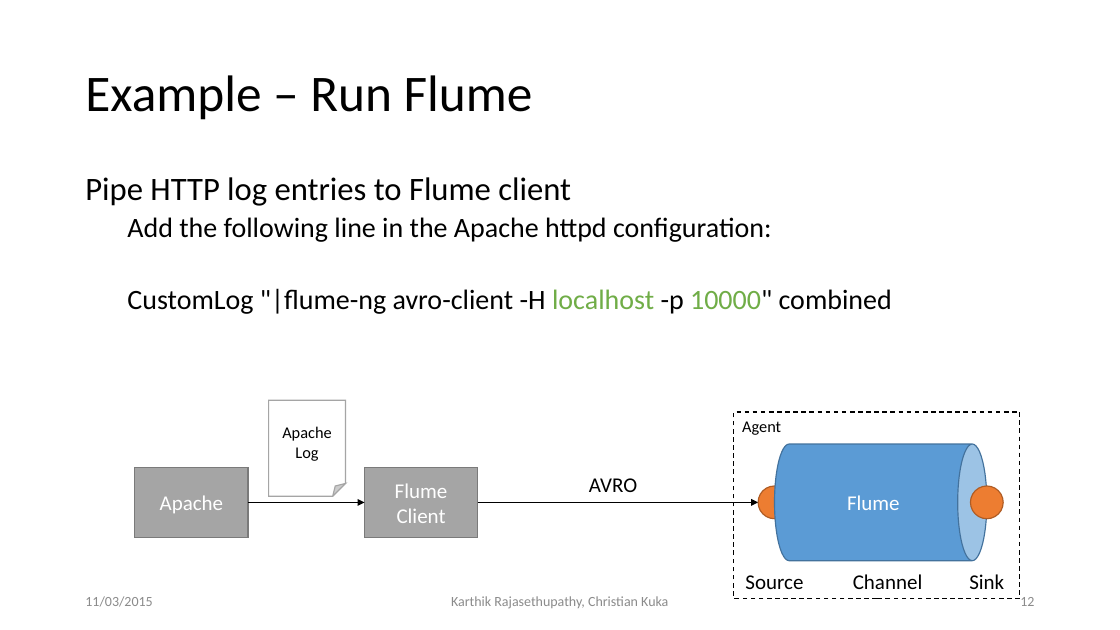
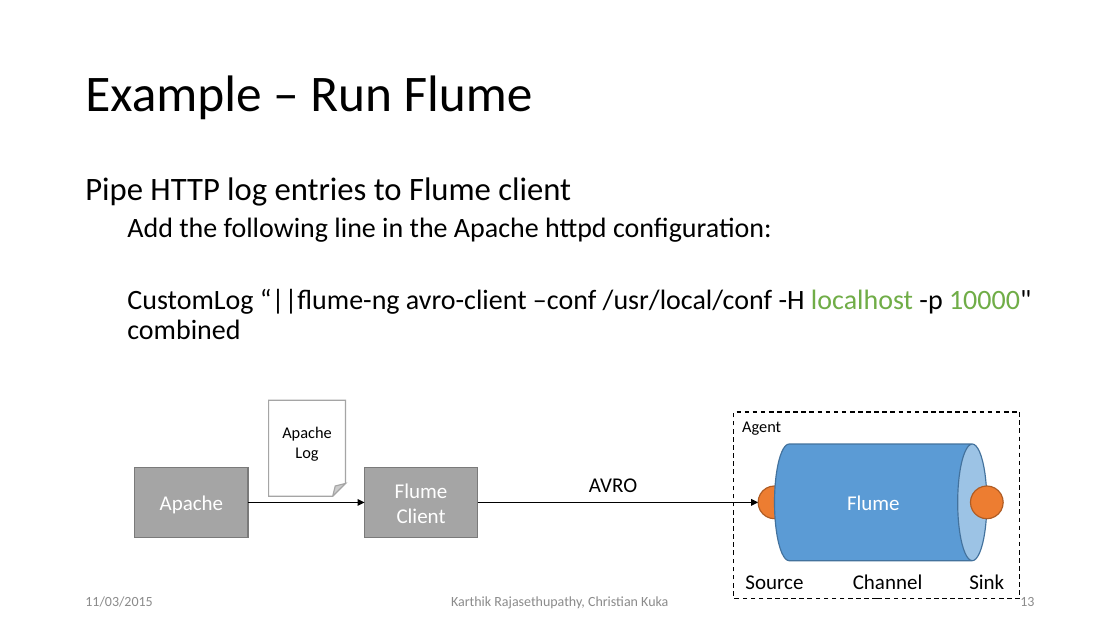
Before and after one commit to ckuka/SHDS, a slide deck: slide 13 of slides/ShanghaiDataScience_Master.pptx (slide 12 before the commit). Drawn at 1120x630 pixels with LibreOffice and Linux fonts; fonts in the diff are those of the drawing. Boxes give left, top, right and bottom in pixels: in the first picture for what was removed or moved away, otherwise in the second. Text is boxed around its words. In the diff, an @@ line names an element or a change of style, - is before the commit and + after.

Commit message:
Add MapReduce slides and flume config

```diff
--- a/slides/ShanghaiDataScience_Master.pptx
+++ b/slides/ShanghaiDataScience_Master.pptx
@@ text at <box>127,288,1031,339</box>: text changed @@
-  CustomLog "|flume-ng avro-client -H localhost -p 10000" combined
+  CustomLog “||flume-ng avro-client –conf /usr/local/conf -H localhost -p 10000" combined
```
Also in this commit, not shown: 8 other slides changed, 3 slides added, 4 other files.
